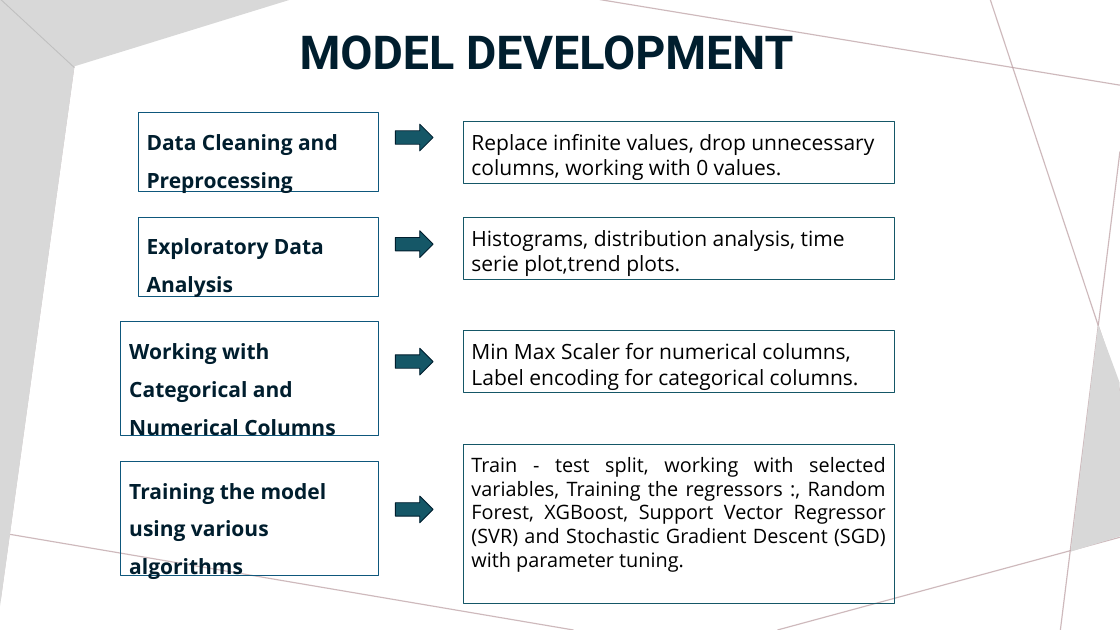
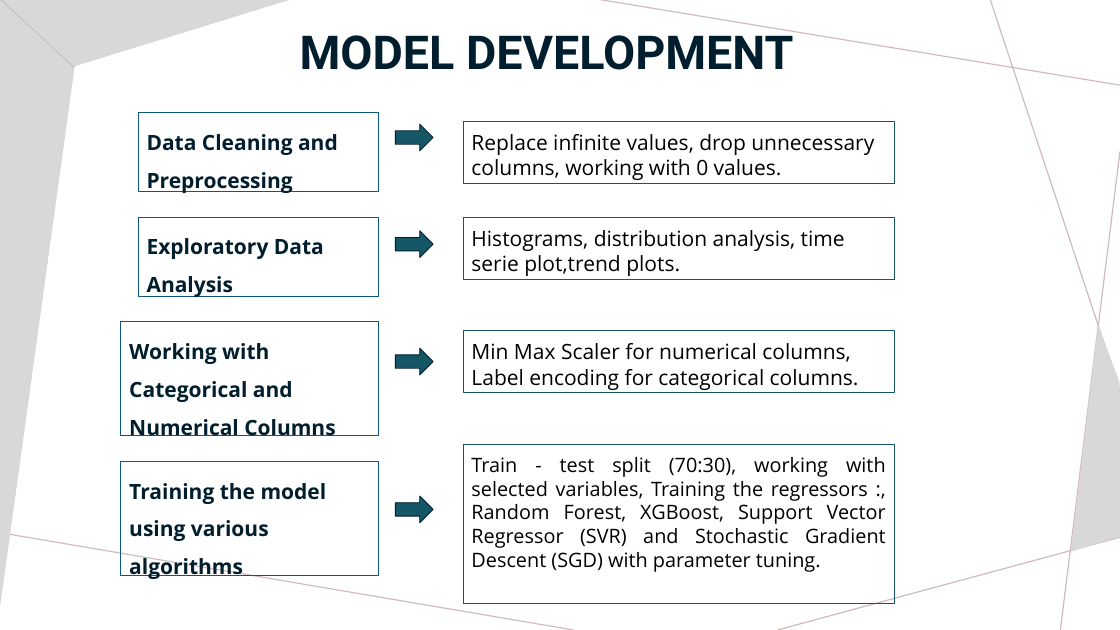
Before and after one commit to MiracleUche123/CatBoost-Team-Project, a slide deck: slide 18 of Presentation Slide Team Catboost.pptx (slide 14 before the commit). Drawn at 1120x630 pixels with LibreOffice and Linux fonts; fonts in the diff are those of the drawing. Boxes give left, top, right and bottom in pixels: in the first picture for what was removed or moved away, otherwise in the second. Text is boxed around its words. In the diff, an @@ line names an element or a change of style, - is before the commit and + after.

```diff
--- a/Presentation Slide Team Catboost.pptx
+++ b/Presentation Slide Team Catboost.pptx
@@ text in rectangle at [471, 457, 886, 572]: text changed @@
-Train - test split, working with selected variables, Training the regressors :, Random Forest, XGBoost, Support Vector Regressor (SVR) and Stochastic Gradient Descent (SGD) with parameter tuning.
+Train - test split (70:30), working with selected variables, Training the regressors :, Random Forest, XGBoost, Support Vector Regressor (SVR) and Stochastic Gradient Descent (SGD) with parameter tuning.
```
Also in this commit, not shown: 7 other slides changed, 10 slides added, 5 slides removed.
